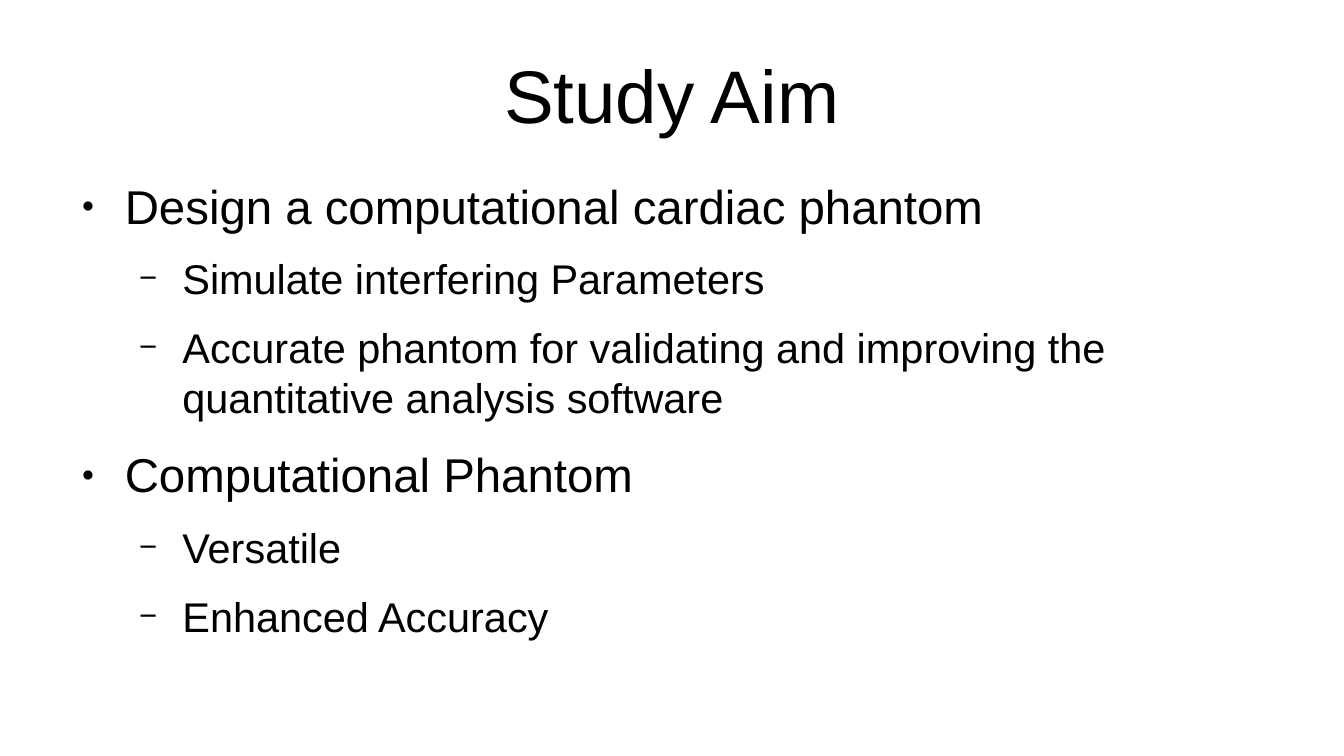
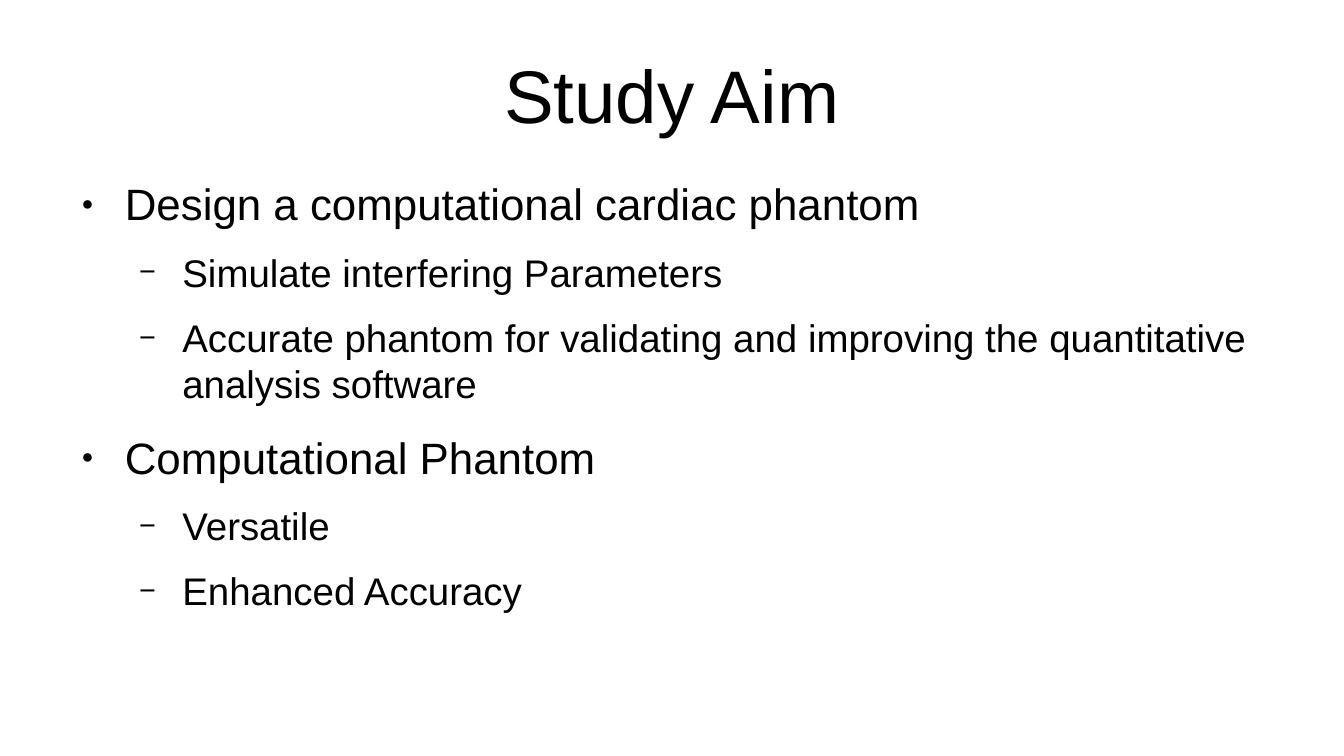
Before and after one commit to jwmathis/SSE591_Project3, a slide deck: slide 7 of Paper Review/Paper Review 2.pptx. Drawn at 1344x756 pixels with LibreOffice and Linux fonts; fonts in the diff are those of the drawing. Boxes give left, top, right and bottom in pixels: in the first picture for what was removed or moved away, otherwise in the second. Text is boxed around its words. In the diff, an @@ line names an element or a change of style, - is before the commit and + after.

```diff
--- a/Paper Review/Paper Review 2.pptx
+++ b/Paper Review/Paper Review 2.pptx
@@ text "Design a computational cardiac phantom" at [125, 188, 1245, 613]: size 28 to 26 pt in "Design a computational cardiac phantom", "Computational Phantom"; size 24.5 to 22.7 pt in "Simulate interfering Parameters", "Accurate phantom for validating and improving the ...", "Versatile", "Enhanced Accuracy" @@
```
Also in this commit, not shown: 6 other slides changed, 1 slide added, 3 other files.
